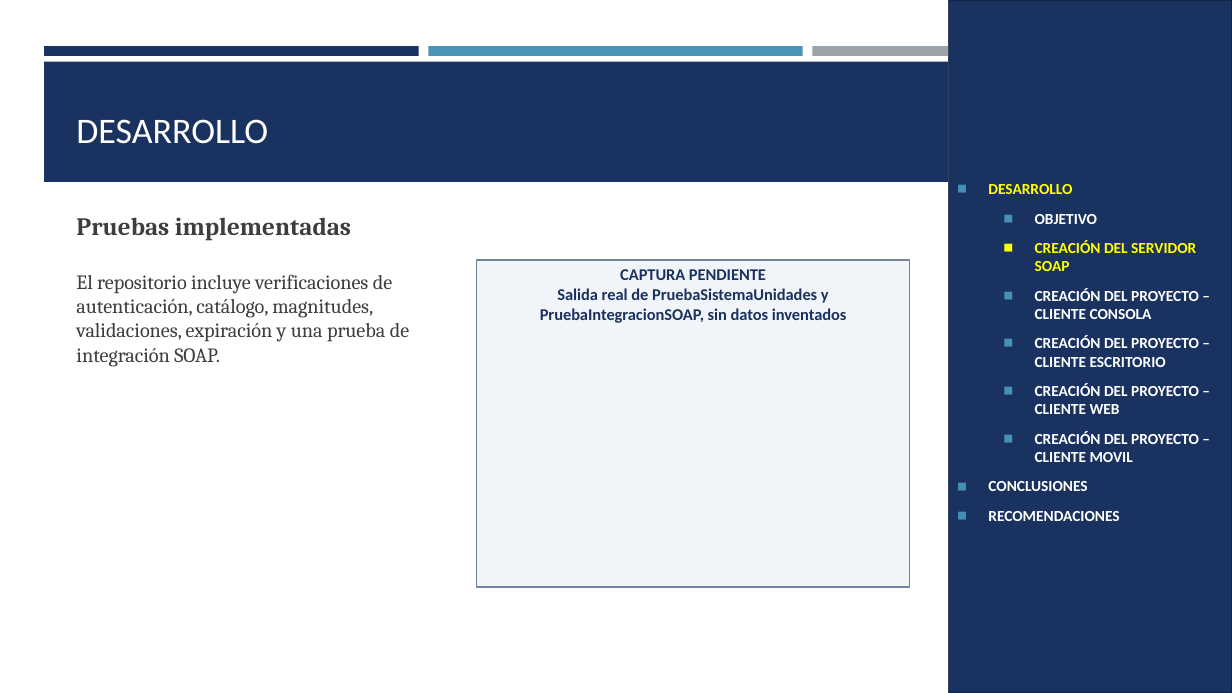
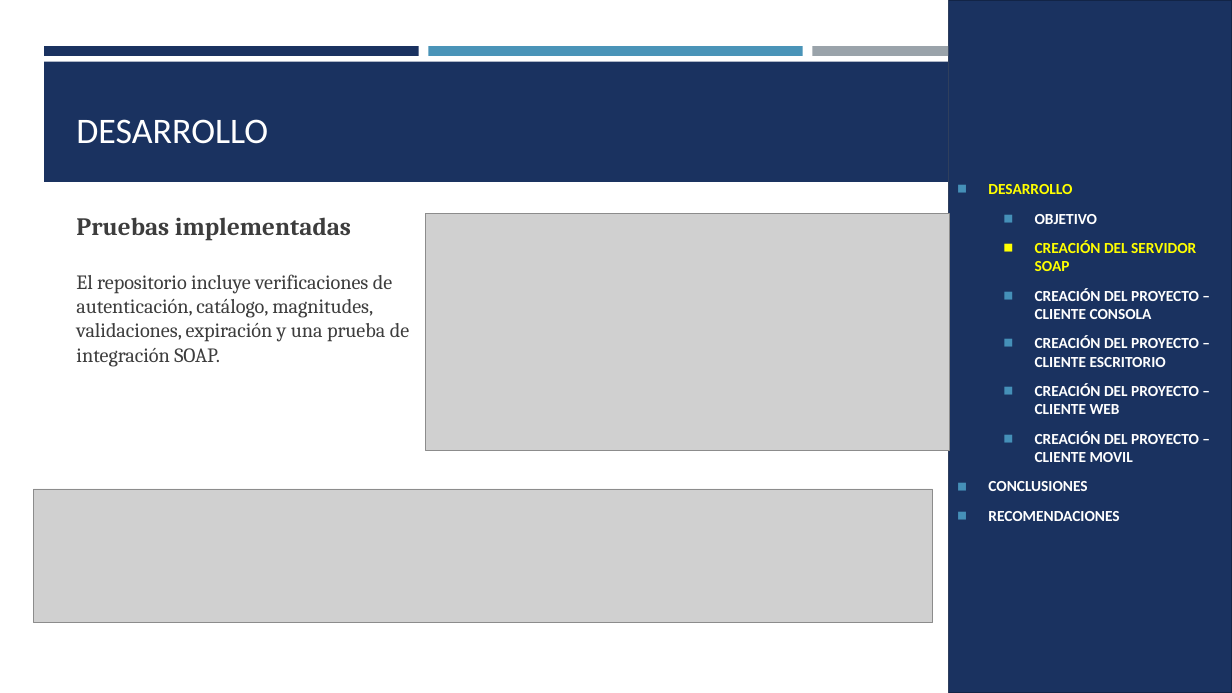
Before and after one commit to luis-sagx/arquitectura, a slide deck: slide 8 of TI.1.1 PAO202651_SOAP_JAVA_SINBDD_NRC36883_GR09/05. DOCUMENTACION/PRESENTACION_TECNICA_GR09.pptx. Drawn at 1232x693 pixels with LibreOffice and Linux fonts; fonts in the diff are those of the drawing; grey boxes stand for pictures. Boxes give left, top, right and bottom in pixels: in the first picture for what was removed or moved away, otherwise in the second. Text is boxed around its words. In the diff, an @@ line names an element or a change of style, - is before the commit and + after.

Commit message:
Completa capturas de las presentaciones y corrige la ejecución de los clientes
- TI.1.1: clase principal del cliente de escritorio y URL local del cliente móvil
- TI.1.2: el cliente MAUI usa localhost:14028 con adb reverse
- TI.1.3: corrige la URL de las pruebas de integración y agrega nbactions.xml al cliente de consola
- TI.1.4: elimina el proyecto duplicado .Verification y agrega VerificarHttp.ps1 a las pruebas del servidor
- Presentaciones: capturas reales y recuadros pendientes para los diagramas

```diff
--- a/TI.1.1 PAO202651_SOAP_JAVA_SINBDD_NRC36883_GR09/05. DOCUMENTACION/PRESENTACION_TECNICA_GR09.pptx
+++ b/TI.1.1 PAO202651_SOAP_JAVA_SINBDD_NRC36883_GR09/05. DOCUMENTACION/PRESENTACION_TECNICA_GR09.pptx
@@ picture added at (426,214,950,451) @@
@@ rectangle removed at (477,260,910,587) @@
-CAPTURA PENDIENTE
-Salida real de PruebaSistemaUnidades y PruebaIntegracionSOAP, sin datos inventados
@@ picture added at (33,489,933,623) @@
```
Also in this commit, not shown: 23 other slides changed, 16 other files.
